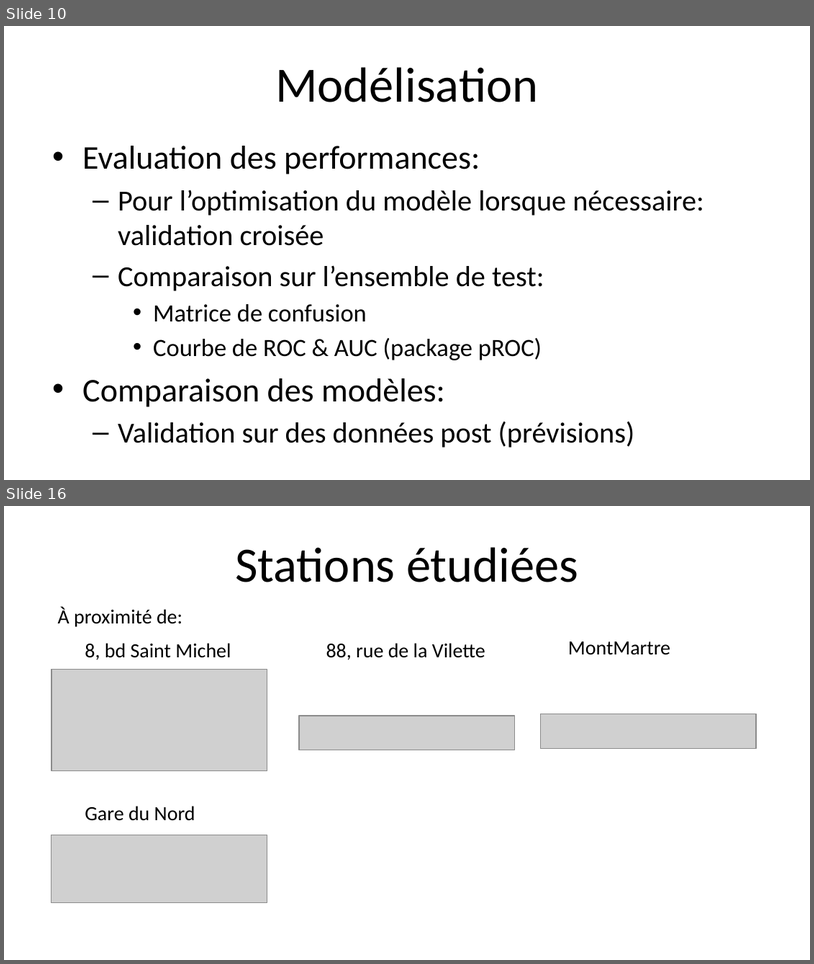
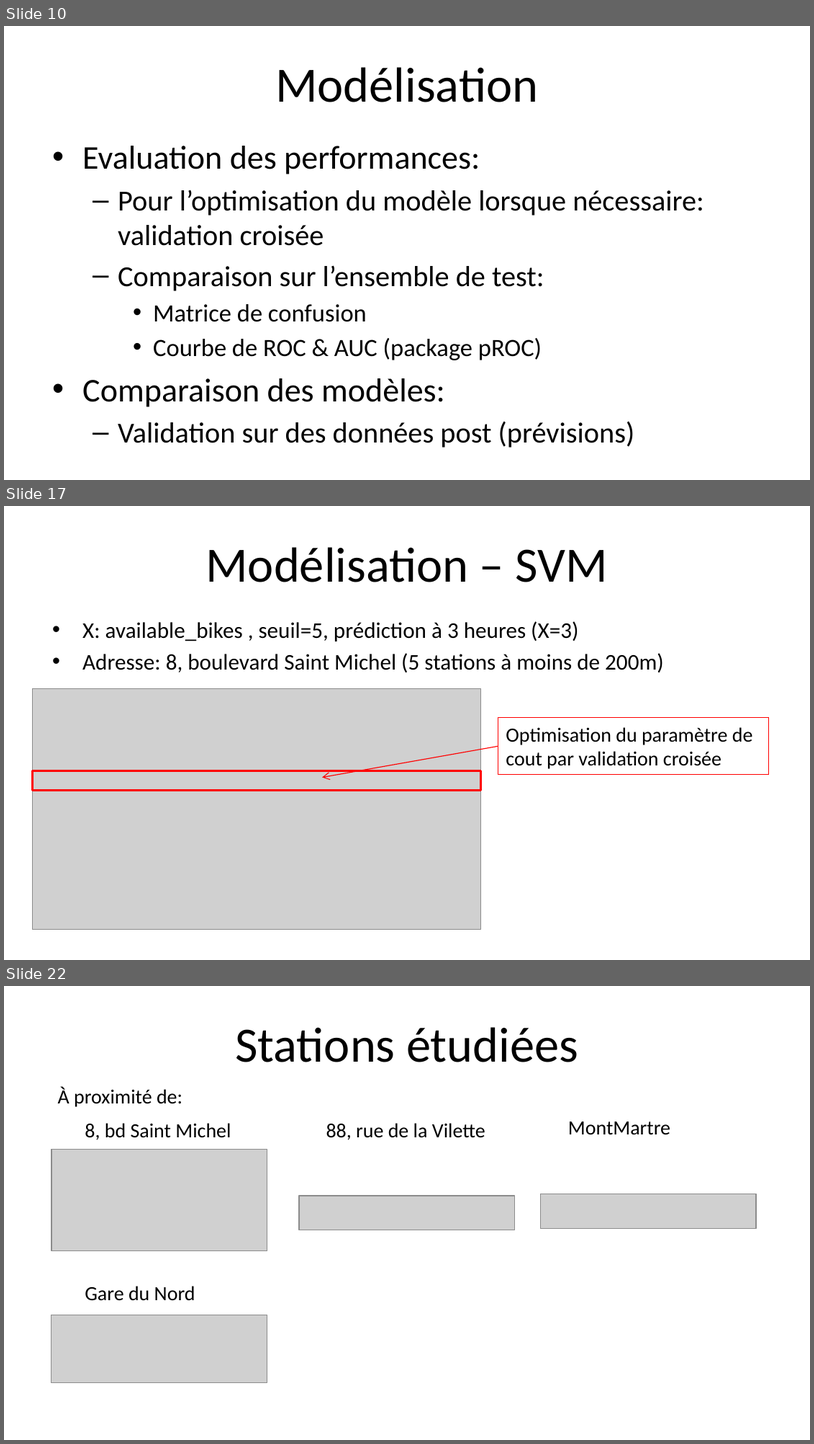
Before and after one commit to DianeBeldame/AppVelib, a slide deck: Presentation v0.2.pptx. Shown one above the other, each under a label of ours: slides 10 and 16 before the commit, slides 10, 17 and 22 after it; the slides between them are not shown. The pictures are 814x964 and 814x1444 pixels, drawn with LibreOffice and Linux fonts; fonts in the diff are those of the drawing; grey boxes stand for pictures. Boxes give left, top, right and bottom in pixels: in the first picture for what was removed or moved away, otherwise in the second. Text is boxed around its words. In the diff, an @@ line names an element or a change of style, - is before the commit and + after.

```diff
--- a/Presentation v0.2.pptx
+++ b/Presentation v0.2.pptx
@@ slide 17 added at bbox=[4, 506, 810, 960], background #FFFFFF @@
@@ title added at bbox=[206, 547, 607, 582], 44 pt, text #000000 @@
+Modélisation – SVM
@@ text added at bbox=[82, 621, 664, 672], 20 pt, text #000000 @@
+• X: available_bikes , seuil=5, prédiction à 3 heures (X=3)
+• Adresse: 8, boulevard Saint Michel (5 stations à moins de 200m)
@@ picture added at bbox=[32, 688, 481, 929] @@
@@ rectangle added at bbox=[499, 717, 769, 775], outline #FF0000 0.75 pt, 18 pt, text #000000 @@
+Optimisation du paramètre de cout par validation croisée
@@ arrow added from (499, 746) to (322, 777), #FF0000 0.75 pt @@
@@ rectangle added at bbox=[32, 770, 481, 790], outline #FF0000 2 pt @@
@@ what was slide 16 is now slide 22 @@
```
Also in this commit, not shown: 4 slides changed, 6 other slides added, 1 slide removed, 2 other files.
